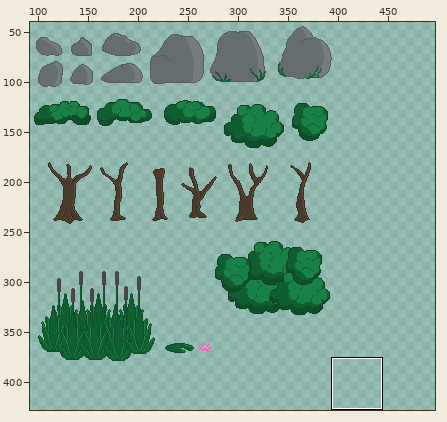
A pixel-art file gets an edit: Assets/Content/Sprites/Map/Map_Sprites.aseprite. Above, an overview of the earlier version with the close-up marked.
Close-up. Before the edit:
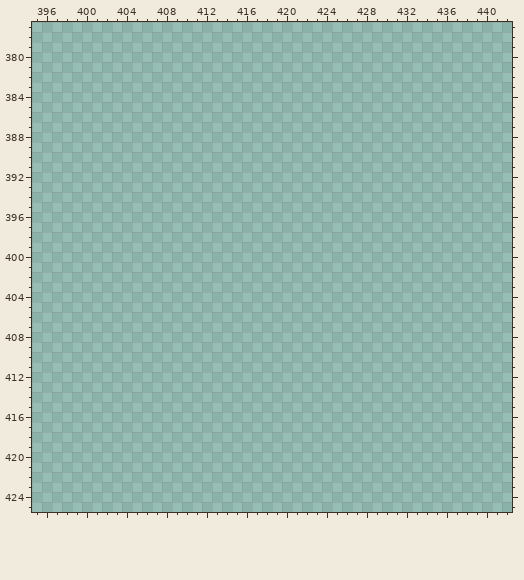
500x500 pixels, 1 frame. Shown: x 395..442, y 377..425. The wide view leaves out empty margins. The commit also changed other parts of the picture, which this record leaves out.
And afterwards:
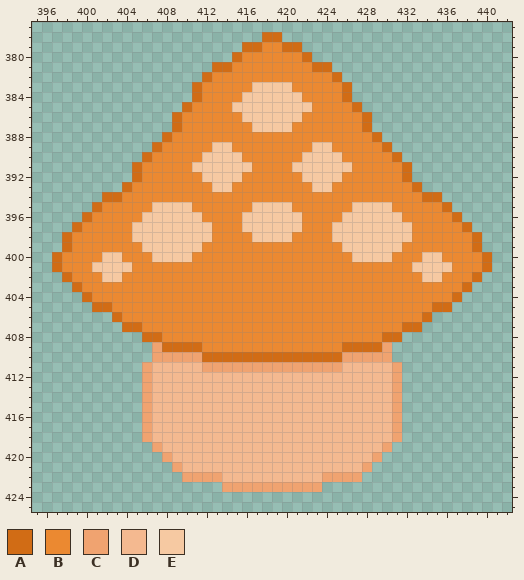
Palette (. is transparent): A #d16c15  B #eb8931  C #f0a370  D #f4b990  E #f6c9a2
Change:
@@ x 395..442 @@
 377 ................................................
-378 ................................................
-379 ................................................
-380 ................................................
-381 ................................................
-382 ................................................
-383 ................................................
-384 ................................................
-385 ................................................
-386 ................................................
-387 ................................................
-388 ................................................
-389 ................................................
-390 ................................................
-391 ................................................
-392 ................................................
-393 ................................................
-394 ................................................
-395 ................................................
-396 ................................................
-397 ................................................
-398 ................................................
-399 ................................................
-400 ................................................
-401 ................................................
-402 ................................................
-403 ................................................
-404 ................................................
-405 ................................................
-406 ................................................
-407 ................................................
-408 ................................................
-409 ................................................
-410 ................................................
-411 ................................................
-412 ................................................
-413 ................................................
-414 ................................................
-415 ................................................
-416 ................................................
-417 ................................................
-418 ................................................
-419 ................................................
-420 ................................................
-421 ................................................
-422 ................................................
-423 ................................................
+378 .......................AA.......................
+379 .....................AABBAA.....................
+380 ....................ABBBBBBA....................
+381 ..................AABBBBBBBBAA..................
+382 .................ABBBBBBBBBBBBA.................
+383 ................ABBBBBEEEEBBBBBA................
+384 ................ABBBBEEEEEEBBBBA................
+385 ...............ABBBBEEEEEEEEBBBBA...............
+386 ..............ABBBBBBEEEEEEBBBBBBA..............
+387 ..............ABBBBBBBEEEEBBBBBBBA..............
+388 .............ABBBBBBBBBBBBBBBBBBBBA.............
+389 ............ABBBBBEEBBBBBBBBEEBBBBBA............
+390 ...........ABBBBBEEEEBBBBBBEEEEBBBBBA...........
+391 ..........ABBBBBEEEEEEBBBBEEEEEEBBBBBA..........
+392 ..........ABBBBBBEEEEBBBBBBEEEEBBBBBBA..........
+393 .........ABBBBBBBBEEBBBBBBBBEEBBBBBBBBA.........
+394 .......AABBBBBBBBBBBBBBBBBBBBBBBBBBBBBBAA.......
+395 ......ABBBBBEEEEBBBBBBEEEEBBBBBBEEEEBBBBBA......
+396 .....ABBBBBEEEEEEBBBBEEEEEEBBBBEEEEEEBBBBBA.....
+397 ....ABBBBBEEEEEEEEBBBEEEEEEBBBEEEEEEEEBBBBBA....
+398 ...ABBBBBBEEEEEEEEBBBBEEEEBBBBEEEEEEEEBBBBBBA...
+399 ...ABBBBBBBEEEEEEBBBBBBBBBBBBBBEEEEEEBBBBBBBA...
+400 ..ABBBBEEBBBEEEEBBBBBBBBBBBBBBBBEEEEBBBEEBBBBA..
+401 ..ABBBEEEEBBBBBBBBBBBBBBBBBBBBBBBBBBBBEEEEBBBA..
+402 ...ABBBEEBBBBBBBBBBBBBBBBBBBBBBBBBBBBBBEEBBBA...
+403 ....ABBBBBBBBBBBBBBBBBBBBBBBBBBBBBBBBBBBBBBA....
+404 .....ABBBBBBBBBBBBBBBBBBBBBBBBBBBBBBBBBBBBA.....
+405 ......AABBBBBBBBBBBBBBBBBBBBBBBBBBBBBBBBAA......
+406 ........ABBBBBBBBBBBBBBBBBBBBBBBBBBBBBBA........
+407 .........AABBBBBBBBBBBBBBBBBBBBBBBBBBAA.........
+408 ...........AABBBBBBBBBBBBBBBBBBBBBBAA...........
+409 ............CAAAABBBBBBBBBBBBBBAAAAC............
+410 ............CCCCCAAAAAAAAAAAAAACCCCC............
+411 ...........CDDDDDCCCCCCCCCCCCCCDDDDDC...........
+412 ...........CDDDDDDDDDDDDDDDDDDDDDDDDC...........
+413 ...........CDDDDDDDDDDDDDDDDDDDDDDDDC...........
+414 ...........CDDDDDDDDDDDDDDDDDDDDDDDDC...........
+415 ...........CDDDDDDDDDDDDDDDDDDDDDDDDC...........
+416 ...........CDDDDDDDDDDDDDDDDDDDDDDDDC...........
+417 ...........CDDDDDDDDDDDDDDDDDDDDDDDDC...........
+418 ...........CDDDDDDDDDDDDDDDDDDDDDDDDC...........
+419 ............CDDDDDDDDDDDDDDDDDDDDDDC............
+420 .............CDDDDDDDDDDDDDDDDDDDDC.............
+421 ..............CDDDDDDDDDDDDDDDDDDC..............
+422 ...............CCCCDDDDDDDDDDCCCC...............
+423 ...................CCCCCCCCCC...................
 424 ................................................
Pixel boxes of the changes (left, top, right, bottom) in both close-ups:
added: (52, 32, 492, 492)
